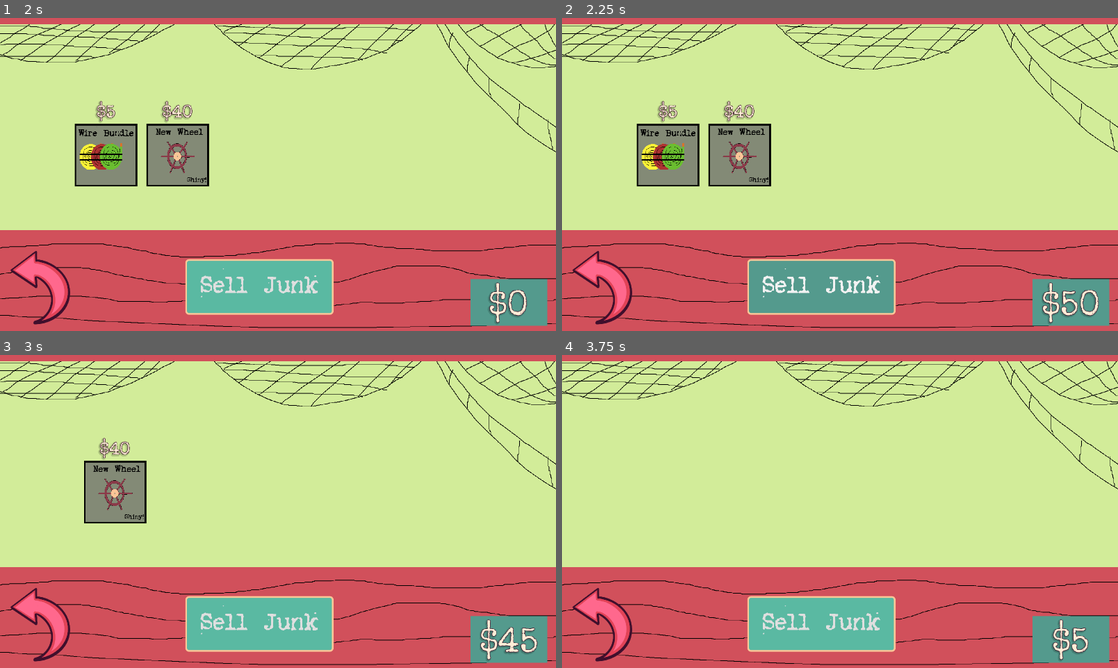
Above: before the commit, frames 1-4 (two rows, left to right).
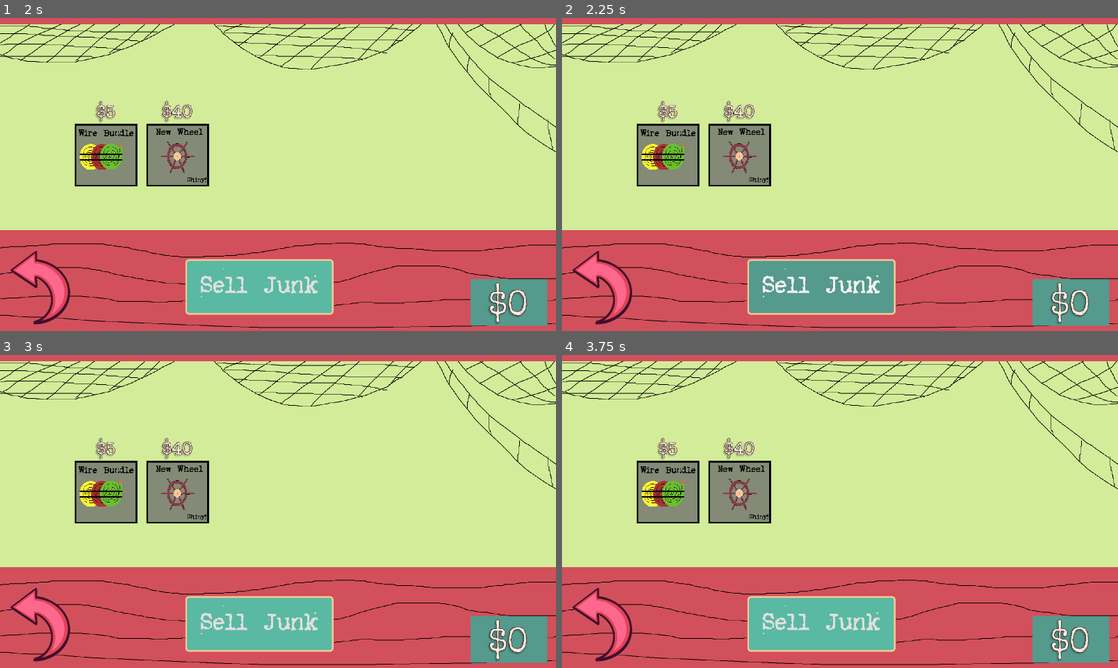
Above: after the commit, the same moments.

Repository: reggaebill/grandpa-s-boat
Game: Godot game, scene res://Scenes/shop.tscn
The game is run twice, just before and just after one commit, with the same random seed, the same clock (stepped at 60 frames per second) and the same inputs. This scene is started directly instead of the project's main scene.
Inputs (mouse positions are in pixels of both pictures, inside the frame that each line leads up to; where the layout moved, square brackets give the same spot in the first picture):
- Up to frame 1 (2 s): click (105, 155) at 0.5 s; click (177, 155) at 1.25 s
- Up to frame 2 (2.25 s): click "Sell Junk" at 2 s
- Up to frame 3 (3 s): click (105, 492) at 2.75 s
- Up to frame 4 (3.75 s): click (739, 492) [678, 492] at 3.5 s

Frame 1 is identical in both runs. In frame 2, 0.7% of the frame differs, in the area x 86-97%, y 84-98%; in frame 3, 4.9%; in frame 4, 5.3%, in the area x 13-95%, y 26-98%.

Commit message:
Removed Shop Cheat

Diff:
--- a/Scripts/Shop/shop.gd
+++ b/Scripts/Shop/shop.gd
@@ -14,10 +14,10 @@
 	updateMoney()
 	sfx.play_sfx(sfx.shop_bell)
 	# Temp flag changing. Remove after shop debugging done.
-	State.ukuleleCollected = true
-	State.bassCollected = true
-	State.cardCollected = true
-	State.coinCollected = true
+	#State.ukuleleCollected = true
+	#State.bassCollected = true
+	#State.cardCollected = true
+	#State.coinCollected = true
 
 func _on_back_button_pressed() -> void:
 	print("back")
